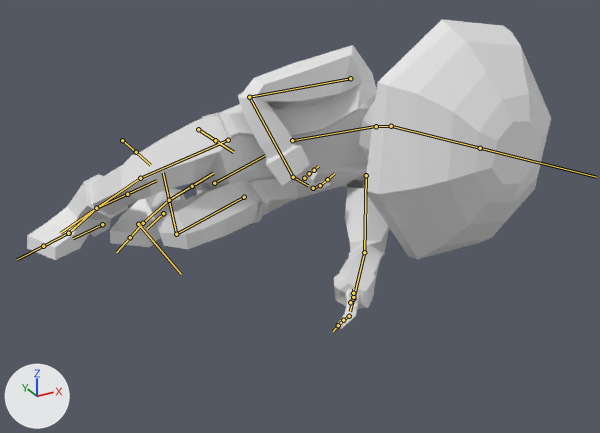
What one commit did to the FBX model Map/Assets/Models/Yamato_civil/yamato_civil.fbx.
The view is the same before and after, from a 50 mm lens placed at (-6.17, -20.18, 9.41), pointed at (3.38, -2.81, 0.73). The lights are fixed; the arrows at lower left show +X, +Y and +Z. Both versions are drawn at frame 21 of the action 'Armature|Dead'; the numbers are the values there. The bones that bend it are drawn over the model as lines.

The first picture shows 'Yamato'.
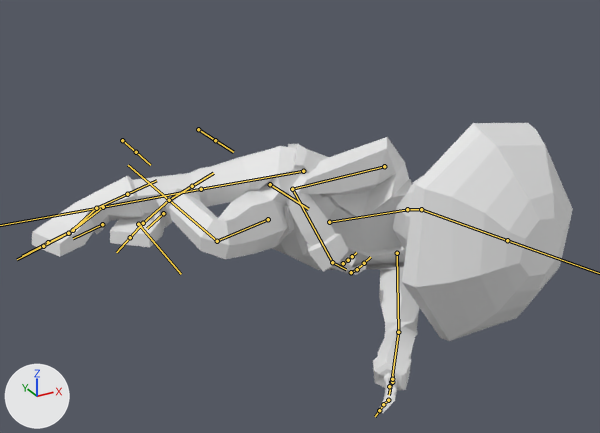
What differs and where, as boxes [x1, y1, x2, y2] in the pictures (600 x 433 px):
'Yamato', posed (6% shorter): before [27, 19, 551, 329]; after [32, 123, 573, 413]
bone 'abdomen', root to tip: before (214, 183) to (265, 155); after (270, 184) to (308, 209)
bone 'pecho', root to tip: before (292, 140) to (377, 126); after (329, 222) to (408, 209)
bone 'femur_L', root to tip: before (244, 197) to (176, 234); after (268, 219) to (217, 241)
bone 'tibia_L', root to tip: before (176, 234) to (169, 200); after (217, 241) to (169, 200)
bone 'femur_R', root to tip: before (228, 140) to (140, 178); after (303, 171) to (201, 189)
bone 'tibia_R', root to tip: before (140, 178) to (96, 208); after (201, 189) to (103, 207)
bone 'pie_R', root to tip: before (96, 208) to (68, 233); after (103, 207) to (73, 230)
bone 'dedos_pie_R', root to tip: before (68, 233) to (43, 246); after (73, 230) to (48, 242)

The edits, one by one:
Bone 'abdomen' (bone_abdomen) moves from (-0.52, -4.09, 1.98) to (0.29, -4.54, 3.47).
Bone 'abdomen' (bone_abdomen) turns from (63, 22, -29) to (120, 40, -18) degrees about its own x, y and z.
Bone 'pecho' (bone_pecho) turns from (-34, -1, -3) to (-21, -1, -56) degrees about its own x, y and z.
Bone 'femur_L' (bone_femur_l) turns from (32, 44, 11) to (44, 41, 56) degrees about its own x, y and z.
Bone 'tibia_L' (bone_tibia_l) turns from (62, -55, 86) to (57, -44, 76) degrees about its own x, y and z.
Bone 'femur_R' (bone_femur_r) turns from (16, 43, 3) to (-22, 50, 28) degrees about its own x, y and z.
Bone 'tibia_R' (bone_tibia_r) turns from (81, -14, 21) to (-5, 2, 0) degrees about its own x, y and z.
Bone 'pie_R' (bone_pie_r) moves from (-0.24, 0.03, 0.06) to (-0.35, -0.09, 0.01).
Bone 'pie_R' (bone_pie_r) turns from (-4, 0, -14) to (-1, 0, -18) degrees about its own x, y and z.
Bone 'dedos_pie_R' (bone_dedos_pie_r) turns from (4, 5, 13) to (1, 7, 17) degrees about its own x, y and z.
